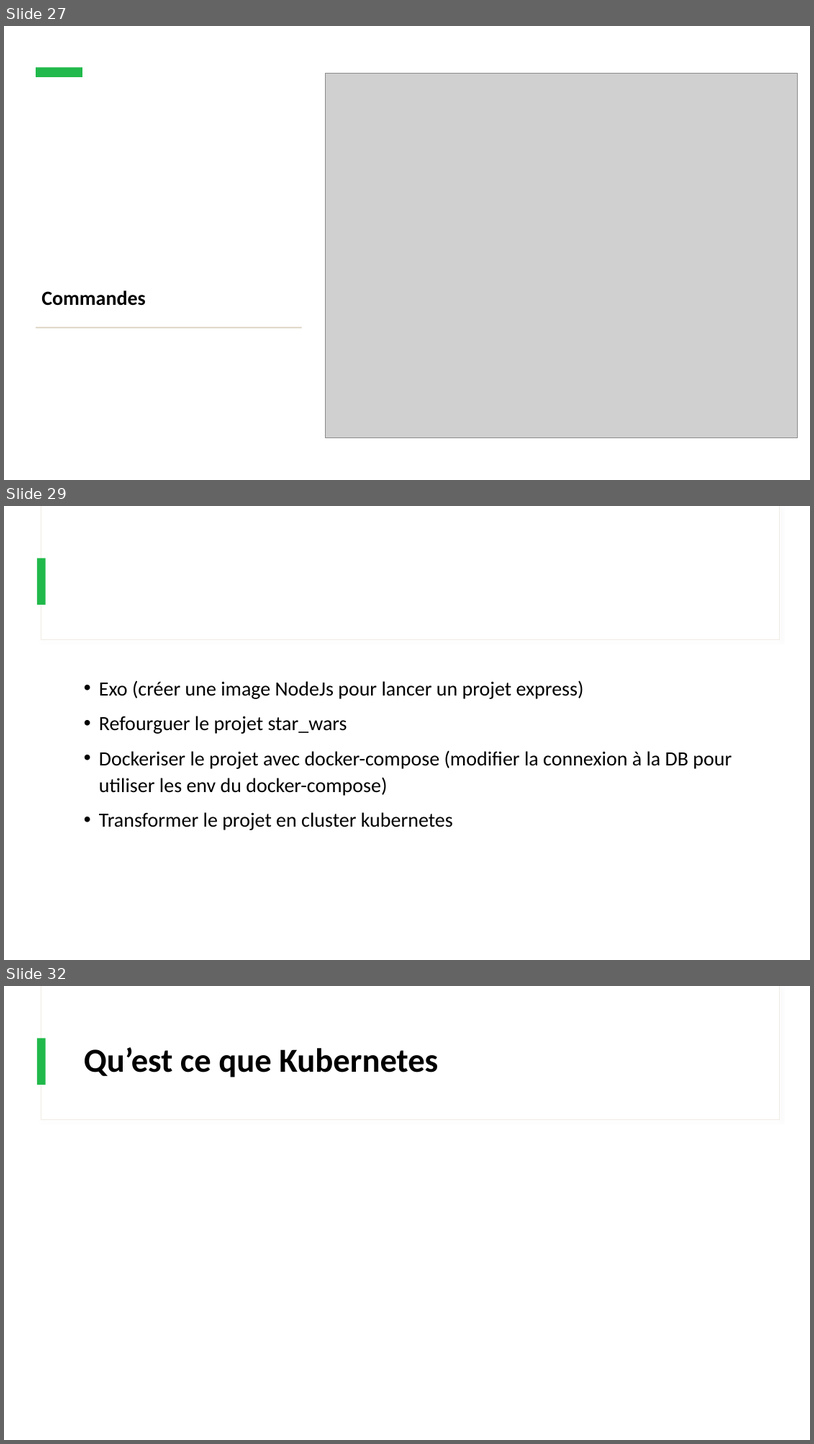
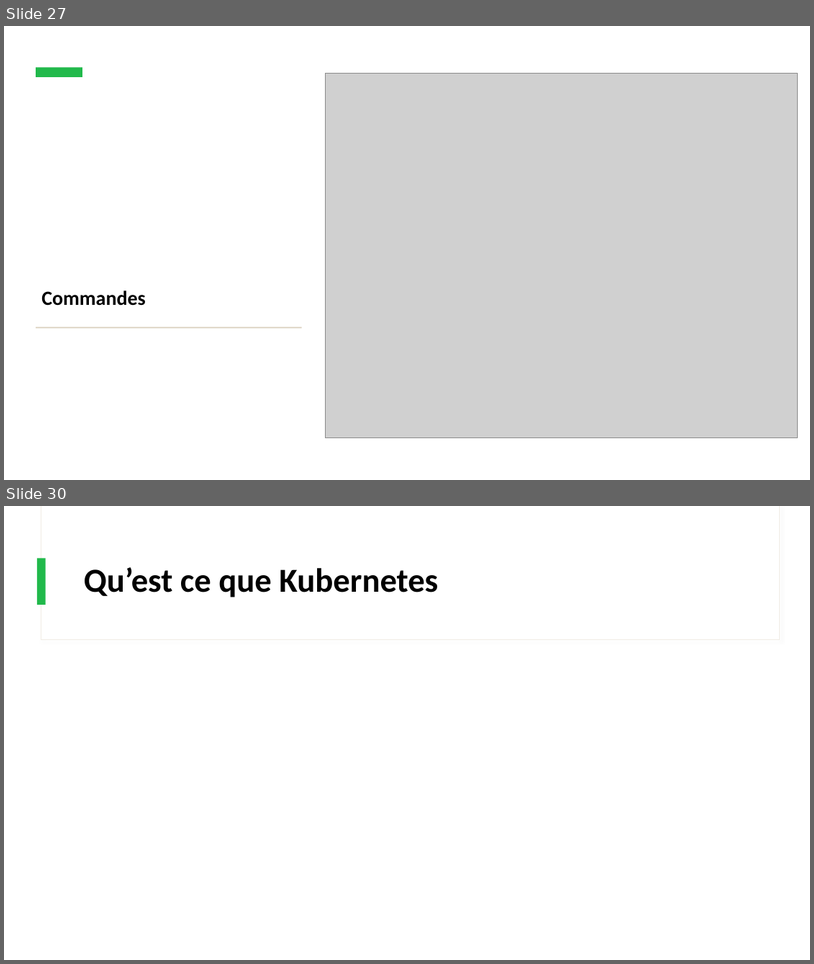
Before and after one commit to IPSSIASIDEV2/Jedy-DockerKubernetes-Formation, a slide deck: Cours/Cours.pptx. Shown one above the other, each under a label of ours: slides 27, 29 and 32 before the commit, slides 27 and 30 after it; the slides between them are not shown. The pictures are 814x1444 and 814x964 pixels, drawn with LibreOffice and Linux fonts; fonts in the diff are those of the drawing; grey boxes stand for pictures. Boxes give left, top, right and bottom in pixels: in the first picture for what was removed or moved away, otherwise in the second. Text is boxed around its words. In the diff, an @@ line names an element or a change of style, - is before the commit and + after.

```diff
--- a/Cours/Cours.pptx
+++ b/Cours/Cours.pptx
@@ slide 29 removed at <box>4,506,810,960</box>, background #FFFFFF; not listed: 3 template elements that a slide beside it also shows @@
@@ text removed at <box>99,680,732,830</box> @@
-• Exo (créer une image NodeJs pour lancer un projet express)
-• Refourguer le projet star_wars
-• Dockeriser le projet avec docker-compose (modifier la connexion à la DB pour utiliser les env du docker-compose)
-• Transformer le projet en cluster kubernetes
@@ what was slide 32 is now slide 30 @@
```
Also in this commit, not shown: 9 slides changed, 1 other slide removed, 4 other files.
